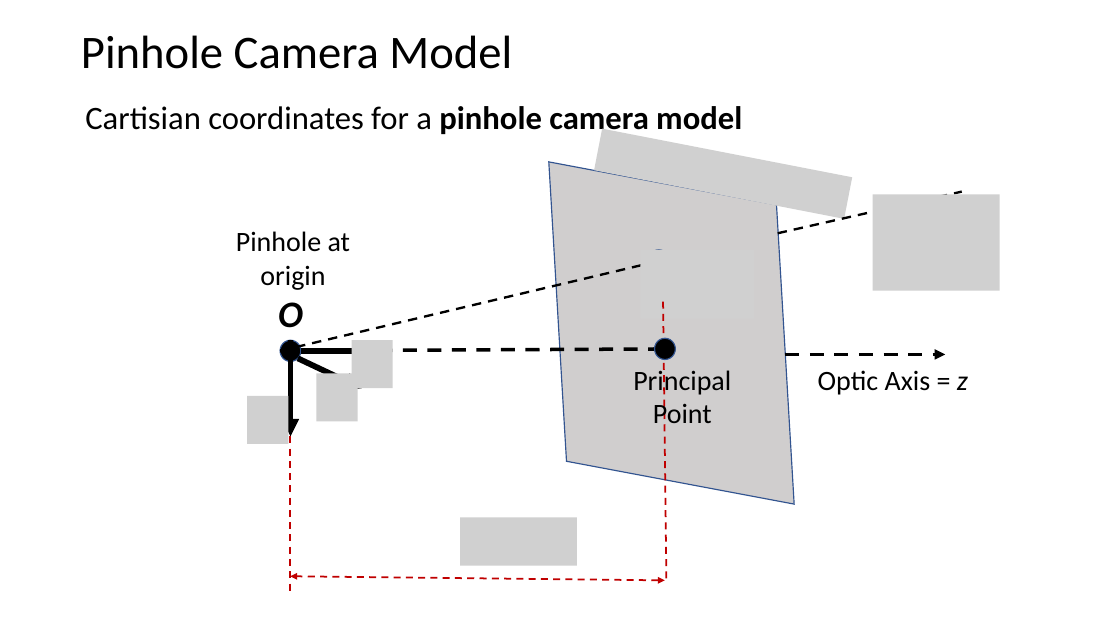
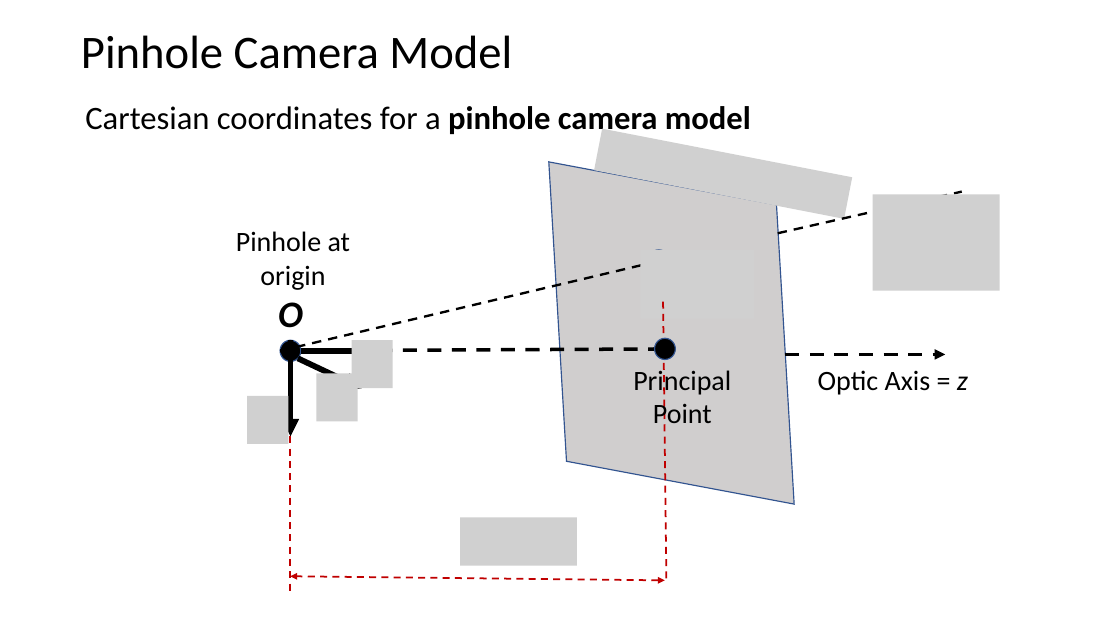
Before and after one commit to StephenElston/CSCI-E25, a slide deck: slide 14 of Slides/9_HomographyProjection.pptx (slide 13 before the commit). Drawn at 1120x630 pixels with LibreOffice and Linux fonts; fonts in the diff are those of the drawing; grey boxes stand for pictures. Boxes give left, top, right and bottom in pixels: in the first picture for what was removed or moved away, otherwise in the second. Text is boxed around its words. In the diff, an @@ line names an element or a change of style, - is before the commit and + after.

```diff
--- a/Slides/9_HomographyProjection.pptx
+++ b/Slides/9_HomographyProjection.pptx
@@ text at (85, 106, 751, 137): text changed @@
-Cartisian coordinates for a pinhole camera model
+Cartesian coordinates for a pinhole camera model
```
Also in this commit, not shown: 2 other slides changed, 3 slides added.
